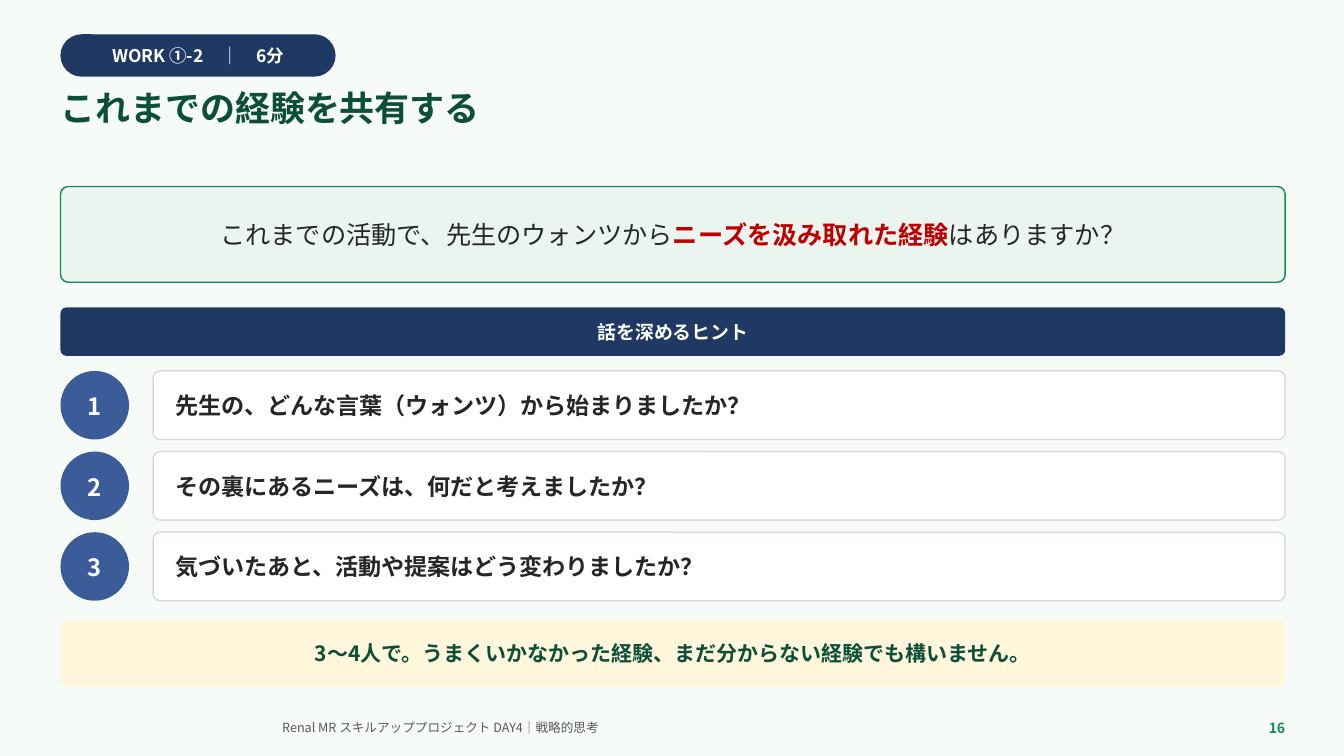
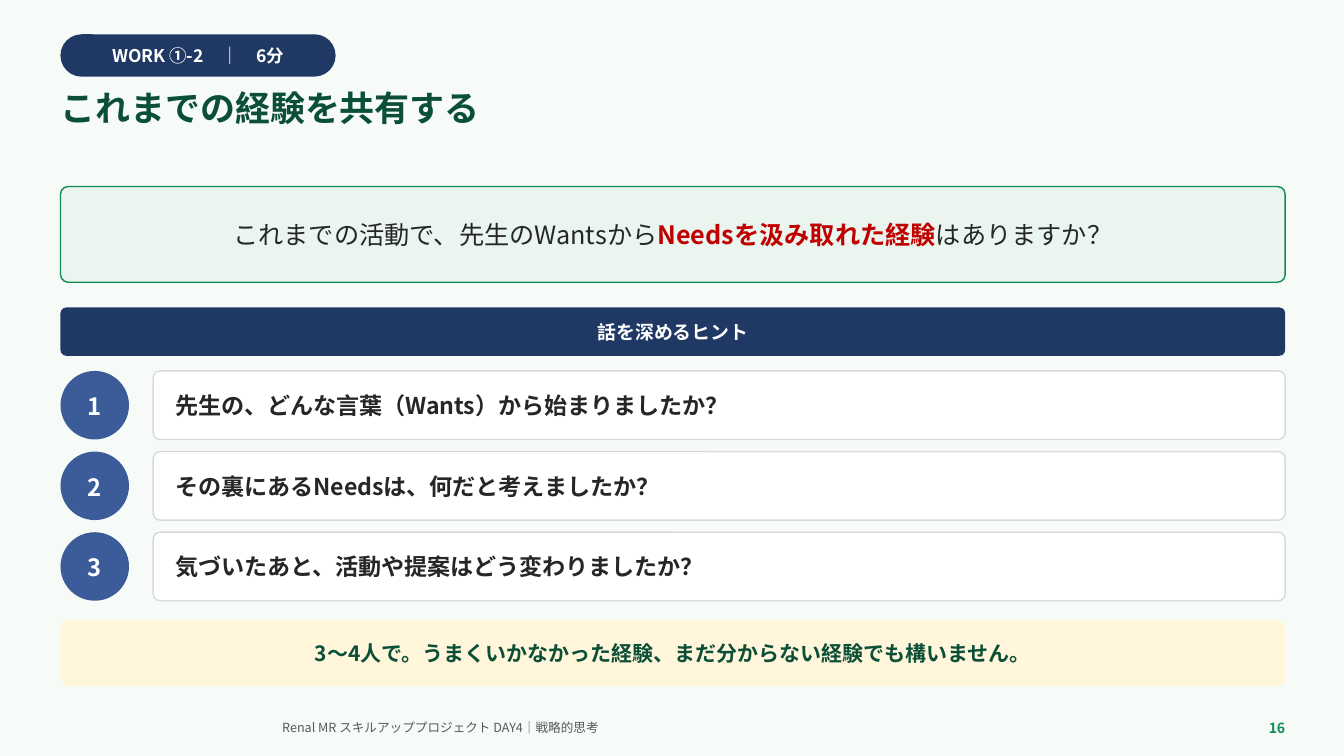
Before and after one commit to TAKUYA-1187/Claude, a slide deck: slide 16 of novartis_training/DAY4_ちょっと分かるだけで世界が変わる.pptx. Drawn at 1344x756 pixels with LibreOffice and Linux fonts; fonts in the diff are those of the drawing; background and template pictures are left out. Boxes give left, top, right and bottom in pixels: in the first picture for what was removed or moved away, otherwise in the second. Text is boxed around its words. In the diff, an @@ line names an element or a change of style, - is before the commit and + after.

```diff
--- a/novartis_training/DAY4_ちょっと分かるだけで世界が変わる.pptx
+++ b/novartis_training/DAY4_ちょっと分かるだけで世界が変わる.pptx
@@ text in rounded rectangle at (x1=233, y1=222, x2=1112, y2=247): text changed @@
-これまでの活動で、先生のウォンツからニーズを汲み取れた経験はありますか？
+これまでの活動で、先生のWantsからNeedsを汲み取れた経験はありますか？
@@ text in rounded rectangle at (x1=175, y1=394, x2=728, y2=416): text changed @@
-先生の、どんな言葉（ウォンツ）から始まりましたか？
+先生の、どんな言葉（Wants）から始まりましたか？
@@ text in rounded rectangle at (x1=175, y1=475, x2=660, y2=497): text changed @@
-その裏にあるニーズは、何だと考えましたか？
+その裏にあるNeedsは、何だと考えましたか？
```
Also in this commit, not shown: 21 other slides changed, 2 other files.
